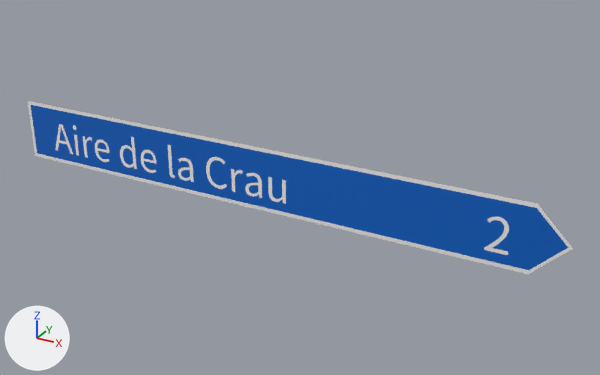
Renders of the glTF model panneaux/06_D_direction/D44.glb from each side of a commit.
Camera for both pictures: a 50 mm lens placed at (3.83, -6.14, 3.07), pointed at (0.36, 0.16, -0.07). Every picture has the same lights, and +X, +Y and +Z are marked at lower left. The older version comes first. Where no turn or scale is listed for an object, it has been applied to the vertices. Vertices at exactly the same position are counted once.

The first picture shows 'D44_lis00', 'D44_reg01', 'D44_txt02', 'D44_txt03'.
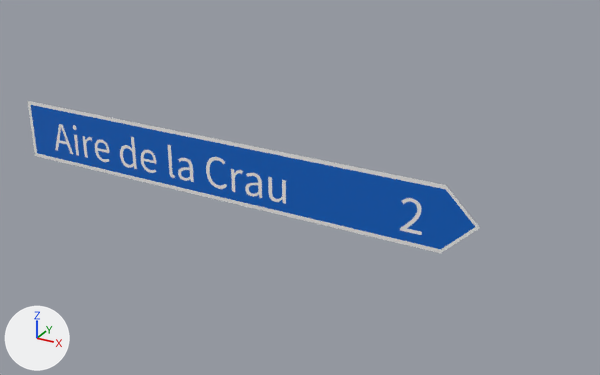
The newer file is also turned or shifted as a whole; pictures and numbers use the older file's frame.

What differs and where, as boxes (x1, y1, x2, y2) in the pictures (600 x 375 px):
```json
{"object": "D44_reg01", "change": "reshaped", "before": [31, 105, 568, 270], "after": [31, 105, 475, 249], "on screen": "17% narrower, 13% shorter"}
{"object": "D44_lis00", "change": "reshaped", "before": [28, 101, 573, 274], "after": [28, 101, 480, 253], "on screen": "17% narrower, 12% shorter"}
{"object": "D44_txt03", "change": "moved", "before": [484, 217, 509, 255], "after": [400, 198, 422, 235]}
```

Edits to the scene script, one JSON object a line:
```json
{"block": "me_lis_195", "where": "# used by ob_d44_lis00; location = (0.0, -0.002, 0.0)"}
{"block": "me_lis_195", "where": "# before: 1 (2.59, 0.0, 0.32) at pixel (537, 203), 2 (2.91, 0.0, 0.0) at pixel (573, 248), 3 (2.59, 0.0, -0.32) at pixel (528, 274), 6 (2.59, 0.0, 0.32) at pixel (537, 203), 7 (2.91, 0.0, 0.0) at pixel (573, 248)"}
{"block": "me_lis_195", "where": "# before: 8 (2.59, 0.0, -0.32) at pixel (528, 274)"}
{"op": "remove", "block": "me_lis_195", "code": "me_lis_195.from_pydata(...)  # 10 vertices, 16 faces; spans x -2.91..2.91, y 0.0, z -0.32..0.32"}
{"op": "add", "block": "me_lis_195", "code": "me_lis_195.from_pydata(...)  # 10 vertices, 16 faces; spans x -2.91..2.15, y 0.0, z -0.32..0.32"}
{"block": "me_lis_195", "change": "me_lis_195 part 1"}
{"op": "add", "block": "me_lis_195", "code": "for i in [1, 2, 3, 6, 7, 8]: me_lis_195.vertices[i].co += Vector((-0.76, 0.0, 0.0))"}
{"block": "me_reg_195", "where": "# used by ob_d44_reg01; location = (0.0, -0.002, 0.0)"}
{"block": "me_reg_195", "where": "# before: 1 (2.59, 0.0, 0.28) at pixel (536, 207), 2 (2.87, 0.0, 0.0) at pixel (568, 247), 3 (2.59, 0.0, -0.28) at pixel (528, 270), 6 (2.59, 0.0, 0.28) at pixel (536, 207), 7 (2.87, 0.0, 0.0) at pixel (568, 247)"}
{"block": "me_reg_195", "where": "# before: 8 (2.59, 0.0, -0.28) at pixel (528, 270)"}
{"op": "remove", "block": "me_reg_195", "code": "me_reg_195.from_pydata(...)  # 10 vertices, 16 faces; spans x -2.87..2.87, y 0.0, z -0.28..0.28"}
{"op": "add", "block": "me_reg_195", "code": "me_reg_195.from_pydata(...)  # 10 vertices, 16 faces; spans x -2.87..2.11, y 0.0, z -0.28..0.28"}
{"block": "me_reg_195", "change": "me_reg_195 part 2"}
{"op": "add", "block": "me_reg_195", "code": "for i in [1, 2, 3, 6, 7, 8]: me_reg_195.vertices[i].co += Vector((-0.76, 0.0, 0.0))"}
{"block": "me_t_2627", "where": "# used by ob_d44_txt03; location = (2.429, -0.003, 0.0)"}
{"op": "remove", "block": "me_t_2627", "code": "me_t_2627.from_pydata(...)  # 178 vertices, 352 faces; spans x -0.225..-0.022, y 0.0, z -0.19..0.135"}
{"op": "add", "block": "me_t_2627", "code": "me_t_2627.from_pydata(...)  # 178 vertices, 352 faces; spans x -0.981..-0.778, y 0.0, z -0.19..0.135"}
{"block": "me_t_2627", "change": "me_t_2627 part 3: the whole mesh is moved by (-0.756, 0.0, 0.0)"}
```
